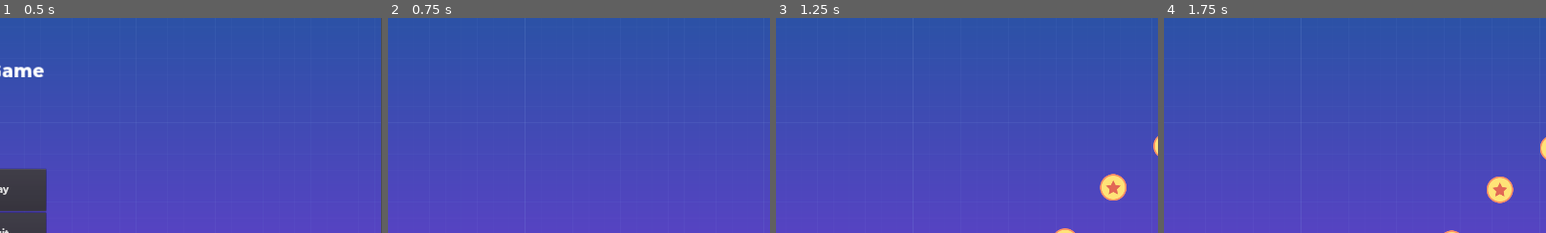
Above: before the commit, frames 1-4 (left to right).
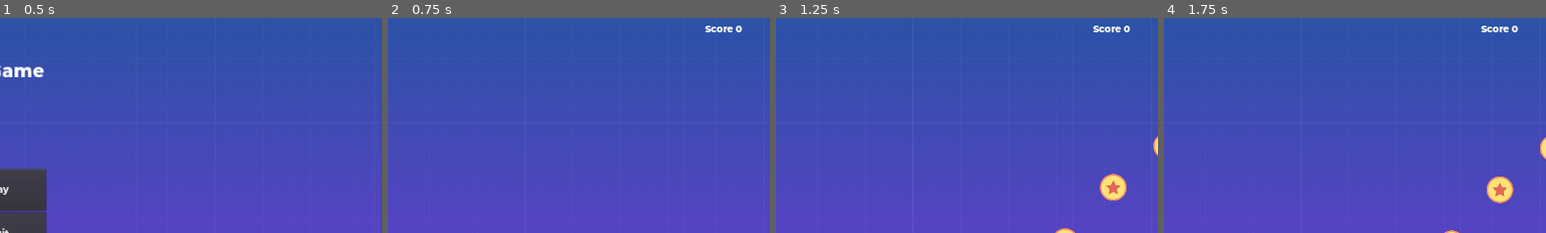
Above: after the commit, the same moments.

Repository: Boosh7400/Godot_Test_Repo
Game: Godot game, scene res://src/Screens/MainScreen.tscn
The game is run twice, just before and just after one commit, with the same random seed, the same clock (stepped at 60 frames per second) and the same inputs.
Inputs:
- Up to frame 1 (0.5 s): no input
- Up to frame 2 (0.75 s): click "Play" at 0.5 s
- Up to frame 3 (1.25 s): no input
- Up to frame 4 (1.75 s): hold D (move_right) from 1.28 s (still down); tap W (jump) at 1.52 s
The pictures show only the part of the screen within x 50-100%, y 5-55%; the shares and areas given below are measured in that part.

Frame 1 is identical in both runs. In frame 2, 0.2% of the frame differs, in the area x 83-93%, y 3-7%; in frame 3, 0.2%; in frame 4, 0.2%.

Commit message:
Game template ready

Diff:
--- a/project.godot
+++ b/project.godot
@@ -32,6 +32,7 @@
 
 window/size/width=1920
 window/size/height=1080
+window/size/fullscreen=true
 window/size/test_width=1280
 window/size/test_height=720
 window/stretch/mode="2d"
@@ -60,6 +61,11 @@
 , Object(InputEventJoypadButton,"resource_local_to_scene":false,"resource_name":"","device":0,"button_index":0,"pressure":0.0,"pressed":false,"script":null)
  ]
 }
+pause={
+"deadzone": 0.5,
+"events": [ Object(InputEventKey,"resource_local_to_scene":false,"resource_name":"","device":0,"alt":false,"shift":false,"control":false,"meta":false,"command":false,"pressed":false,"scancode":16777217,"physical_scancode":0,"unicode":0,"echo":false,"script":null)
+ ]
+}
 
 [layer_names]
 
--- a/src/Levels/Level 1.tscn
+++ b/src/Levels/Level 1.tscn
@@ -7,6 +7,7 @@
 [ext_resource path="res://src/Objects/Coin.tscn" type="PackedScene" id=5]
 [ext_resource path="res://src/Objects/Portal.tscn" type="PackedScene" id=6]
 [ext_resource path="res://src/Levels/Level 2.tscn" type="PackedScene" id=7]
+[ext_resource path="res://src/User Interface/UserInterface.tscn" type="PackedScene" id=8]
 
 [sub_resource type="ConvexPolygonShape2D" id=1]
 points = PoolVector2Array( 0, 0, 80, 0, 80, 80, 0, 80 )
@@ -39,10 +40,14 @@
 "_edit_vertical_guides_": [ 4240.0, 8560.0 ]
 }
 
-[node name="CanvasLayer" type="CanvasLayer" parent="."]
+[node name="UserInterface" type="CanvasLayer" parent="."]
+
+[node name="UserInterface2" parent="UserInterface" instance=ExtResource( 8 )]
+
+[node name="BackgroundLayer" type="CanvasLayer" parent="."]
 layer = -10
 
-[node name="Background" type="TextureRect" parent="CanvasLayer"]
+[node name="Background" type="TextureRect" parent="BackgroundLayer"]
 anchor_right = 1.0
 anchor_bottom = 1.0
 texture = ExtResource( 4 )
--- a/src/Levels/Level 2.tscn
+++ b/src/Levels/Level 2.tscn
@@ -1,10 +1,15 @@
-[gd_scene load_steps=8 format=2]
+[gd_scene load_steps=13 format=2]
 
 [ext_resource path="res://assets/tileset.png" type="Texture" id=1]
 [ext_resource path="res://src/Actors/Player.tscn" type="PackedScene" id=2]
 [ext_resource path="res://src/Actors/Enemy.tscn" type="PackedScene" id=3]
 [ext_resource path="res://assets/background.png" type="Texture" id=4]
 [ext_resource path="res://src/Objects/Coin.tscn" type="PackedScene" id=5]
+[ext_resource path="res://src/User Interface/UserInterface.gd" type="Script" id=6]
+[ext_resource path="res://src/User Interface/UserInterface.tscn" type="PackedScene" id=7]
+[ext_resource path="res://assets/ui_theme.tres" type="Theme" id=8]
+[ext_resource path="res://src/Objects/Portal.tscn" type="PackedScene" id=9]
+[ext_resource path="res://src/Screens/EndScreen.tscn" type="PackedScene" id=10]
 
 [sub_resource type="ConvexPolygonShape2D" id=1]
 points = PoolVector2Array( 0, 0, 80, 0, 80, 80, 0, 80 )
@@ -37,6 +42,15 @@
 "_edit_vertical_guides_": [ 4240.0 ]
 }
 
+[node name="UserInterface" type="CanvasLayer" parent="."]
+
+[node name="UserInterface2" type="Control" parent="UserInterface" instance=ExtResource( 7 )]
+pause_mode = 2
+anchor_right = 1.0
+anchor_bottom = 1.0
+theme = ExtResource( 8 )
+script = ExtResource( 6 )
+
 [node name="CanvasLayer" type="CanvasLayer" parent="."]
 layer = -10
 
@@ -68,4 +82,8 @@
 [node name="Coin" parent="." instance=ExtResource( 5 )]
 position = Vector2( 889, 383 )
 
+[node name="Portal" parent="." instance=ExtResource( 9 )]
+position = Vector2( 1203, 913 )
+next_scene = ExtResource( 10 )
+
 [editable path="Player"]
--- /dev/null
+++ b/src/Screens/EndScreen.gd
@@ -0,0 +1,6 @@
+extends Control
+
+onready var label: Label = get_node("Stats")
+
+func _ready() -> void:
+	label.text = label.text % [PlayerData.score, PlayerData.deaths]
--- a/src/Screens/EndScreen.tscn
+++ b/src/Screens/EndScreen.tscn
@@ -1,9 +1,8 @@
-[gd_scene load_steps=8 format=2]
+[gd_scene load_steps=7 format=2]
 
 [ext_resource path="res://assets/background.png" type="Texture" id=1]
 [ext_resource path="res://assets/ui_theme.tres" type="Theme" id=2]
-[ext_resource path="res://src/User Interface/QuitButton.gd" type="Script" id=3]
-[ext_resource path="res://src/User Interface/PlayButton.gd" type="Script" id=4]
+[ext_resource path="res://src/Screens/EndScreen.gd" type="Script" id=3]
 [ext_resource path="res://src/User Interface/QuitButton.tscn" type="PackedScene" id=5]
 [ext_resource path="res://src/User Interface/ChangeSceneButton.tscn" type="PackedScene" id=6]
 [ext_resource path="res://src/User Interface/Title.tscn" type="PackedScene" id=7]
@@ -12,6 +11,7 @@
 anchor_right = 1.0
 anchor_bottom = 1.0
 theme = ExtResource( 2 )
+script = ExtResource( 3 )
 
 [node name="Background" type="TextureRect" parent="."]
 anchor_right = 1.0
@@ -29,21 +29,11 @@
 margin_right = 119.0
 margin_bottom = 214.0
 
-[node name="PlayButton" type="Button" parent="Menu" instance=ExtResource( 6 )]
-margin_right = 238.0
-margin_bottom = 105.0
-size_flags_vertical = 3
+[node name="PlayButton" parent="Menu" instance=ExtResource( 6 )]
 text = "Play again"
-script = ExtResource( 4 )
 next_scene_path = "res://src/Screens/MainScreen.tscn"
 
-[node name="QuitButton" type="Button" parent="Menu" instance=ExtResource( 5 )]
-margin_top = 109.0
-margin_right = 238.0
-margin_bottom = 214.0
-size_flags_vertical = 3
-text = "Quit"
-script = ExtResource( 3 )
+[node name="QuitButton" parent="Menu" instance=ExtResource( 5 )]
 
 [node name="Title" parent="." instance=ExtResource( 7 )]
 anchor_top = 0.5
@@ -66,6 +56,3 @@
 margin_bottom = -53.0
 text = "Final score: %s
 Deaths: %s"
-
-[connection signal="button_up" from="Menu/PlayButton" to="Menu/PlayButton" method="_on_button_up"]
-[connection signal="button_up" from="Menu/QuitButton" to="Menu/QuitButton" method="_on_button_up"]
--- a/src/Screens/MainScreen.tscn
+++ b/src/Screens/MainScreen.tscn
@@ -7,6 +7,7 @@
 [ext_resource path="res://assets/ui_theme.tres" type="Theme" id=5]
 
 [node name="MainScreen" type="Control"]
+pause_mode = 2
 anchor_right = 1.0
 anchor_bottom = 1.0
 margin_left = -3.0
--- a/src/User Interface/PlayButton.gd
+++ b/src/User Interface/PlayButton.gd
@@ -1,10 +1,16 @@
 tool
 extends Button
+
+onready var scene_tree: = get_tree()
+onready var stats: = get_node("/root/PlayerData")
 
 export(String, FILE) var next_scene_path: = ""
 
 func _on_button_up():
 	get_tree().change_scene(next_scene_path)
+	stats.score = 0
+	stats.deaths = 0
+	scene_tree.paused = false
 
 func _get_configuration_warning() -> String:
 	return "Next scene is not set" if next_scene_path == "" else ""
--- /dev/null
+++ b/src/User Interface/Retry button.gd
@@ -0,0 +1,6 @@
+extends Button
+
+func _on_button_up() -> void:
+	PlayerData.score = 0
+	get_tree().paused = false
+	get_tree().reload_current_scene()
--- /dev/null
+++ b/src/User Interface/Retry button.tscn
@@ -0,0 +1,12 @@
+[gd_scene load_steps=2 format=2]
+
+[ext_resource path="res://src/User Interface/Retry button.gd" type="Script" id=1]
+
+[node name="RetryButton" type="Button"]
+margin_right = 238.0
+margin_bottom = 105.0
+size_flags_vertical = 3
+text = "Retry"
+script = ExtResource( 1 )
+
+[connection signal="button_up" from="." to="." method="_on_button_up"]
--- /dev/null
+++ b/src/User Interface/UserInterface.gd
@@ -0,0 +1,30 @@
+extends Control
+
+onready var scene_tree: = get_tree()
+onready var pause_overlay: ColorRect = get_node("PauseOverlay")
+onready var score: Label = get_node("Label")
+onready var pause_title: Label = get_node("PauseOverlay/Title")
+
+var paused = false setget set_paused
+
+func _ready() -> void:
+	PlayerData.connect("score_updated", self, "update_interface")
+	PlayerData.connect("player_died", self, "_on_PlayerData_player_died")
+	update_interface()
+
+func _on_PlayerData_player_died() -> void:
+	self.paused = true
+	pause_title.text = "Died"
+
+func _unhandled_input(event) -> void:
+	if event.is_action_pressed("pause") and pause_title.text != "Died":
+		self.paused = not paused
+		scene_tree.set_input_as_handled()
+
+func update_interface() -> void:
+	score.text = "Score %s" % PlayerData.score
+
+func set_paused(value: bool) -> void:
+	paused = value
+	scene_tree.paused = value
+	pause_overlay.visible = value
--- /dev/null
+++ b/src/User Interface/UserInterface.tscn
@@ -0,0 +1,62 @@
+[gd_scene load_steps=7 format=2]
+
+[ext_resource path="res://assets/ui_theme.tres" type="Theme" id=1]
+[ext_resource path="res://src/User Interface/Title.tscn" type="PackedScene" id=2]
+[ext_resource path="res://src/User Interface/ChangeSceneButton.tscn" type="PackedScene" id=3]
+[ext_resource path="res://src/User Interface/QuitButton.tscn" type="PackedScene" id=4]
+[ext_resource path="res://src/User Interface/Retry button.tscn" type="PackedScene" id=5]
+[ext_resource path="res://src/User Interface/UserInterface.gd" type="Script" id=6]
+
+[node name="UserInterface" type="Control"]
+pause_mode = 2
+anchor_right = 1.0
+anchor_bottom = 1.0
+theme = ExtResource( 1 )
+script = ExtResource( 6 )
+
+[node name="Label" type="Label" parent="."]
+anchor_left = 1.0
+anchor_right = 1.0
+margin_left = -190.0
+margin_top = 67.0
+margin_right = -69.0
+margin_bottom = 98.0
+text = "Score: %s"
+align = 2
+
+[node name="PauseOverlay" type="ColorRect" parent="."]
+visible = false
+anchor_right = 1.0
+anchor_bottom = 1.0
+color = Color( 0, 0, 0, 0.235294 )
+
+[node name="Title" parent="PauseOverlay" instance=ExtResource( 2 )]
+margin_top = 155.0
+margin_bottom = 272.0
+text = "Pause"
+
+[node name="PauseMenu" type="VBoxContainer" parent="PauseOverlay"]
+anchor_left = 0.5
+anchor_top = 0.5
+anchor_right = 0.5
+anchor_bottom = 0.5
+margin_left = -182.0
+margin_top = -143.0
+margin_right = 182.0
+margin_bottom = 143.0
+
+[node name="RetryButton" parent="PauseOverlay/PauseMenu" instance=ExtResource( 5 )]
+margin_right = 364.0
+margin_bottom = 92.0
+
+[node name="ChangeSceneButton" parent="PauseOverlay/PauseMenu" instance=ExtResource( 3 )]
+margin_top = 96.0
+margin_right = 364.0
+margin_bottom = 189.0
+text = "Title screen"
+next_scene_path = "res://src/Screens/MainScreen.tscn"
+
+[node name="QuitButton" parent="PauseOverlay/PauseMenu" instance=ExtResource( 4 )]
+margin_top = 193.0
+margin_right = 364.0
+margin_bottom = 286.0
Not shown: 1 places in src/Levels/Level 1.tscn that only renumber resources
